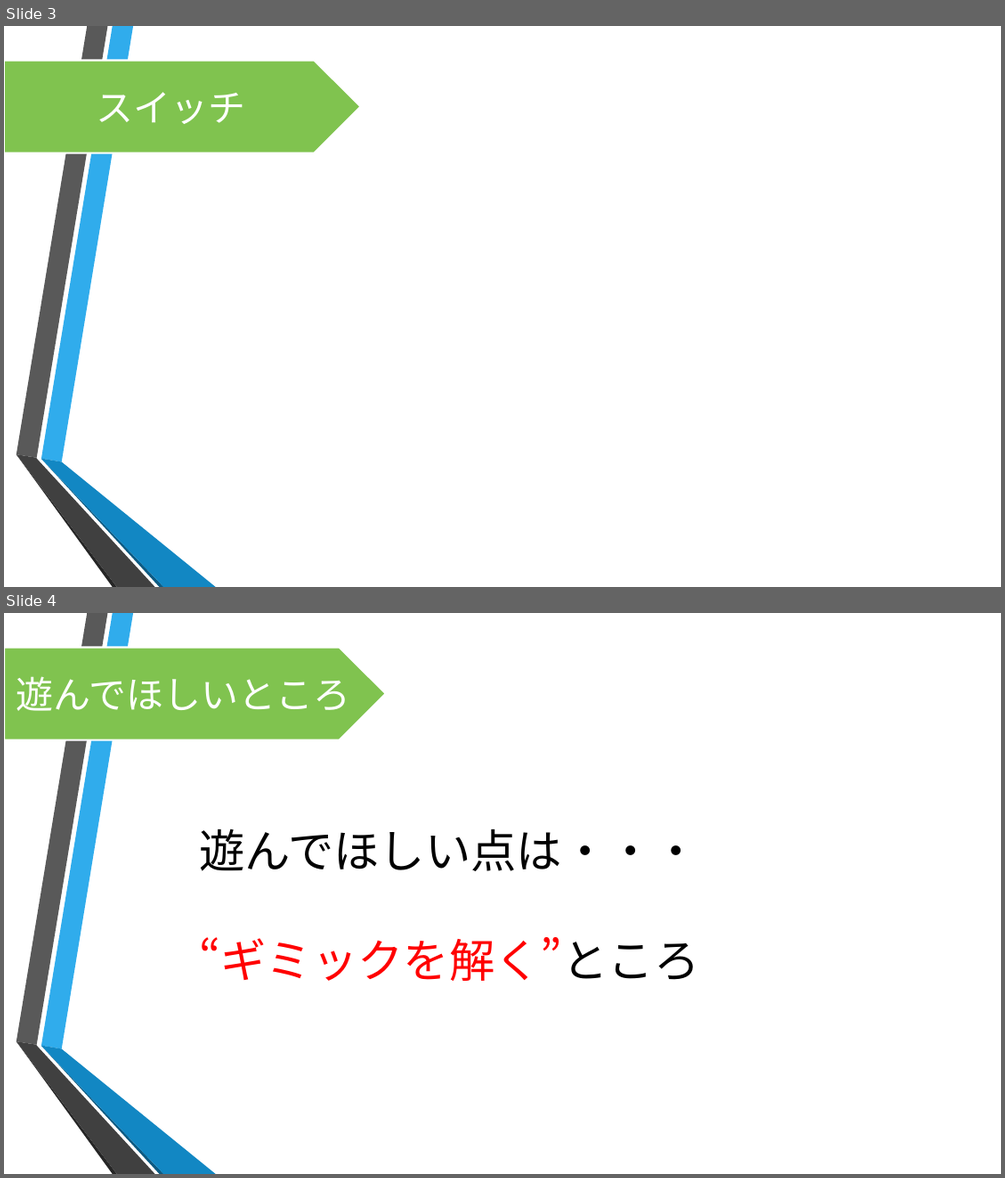
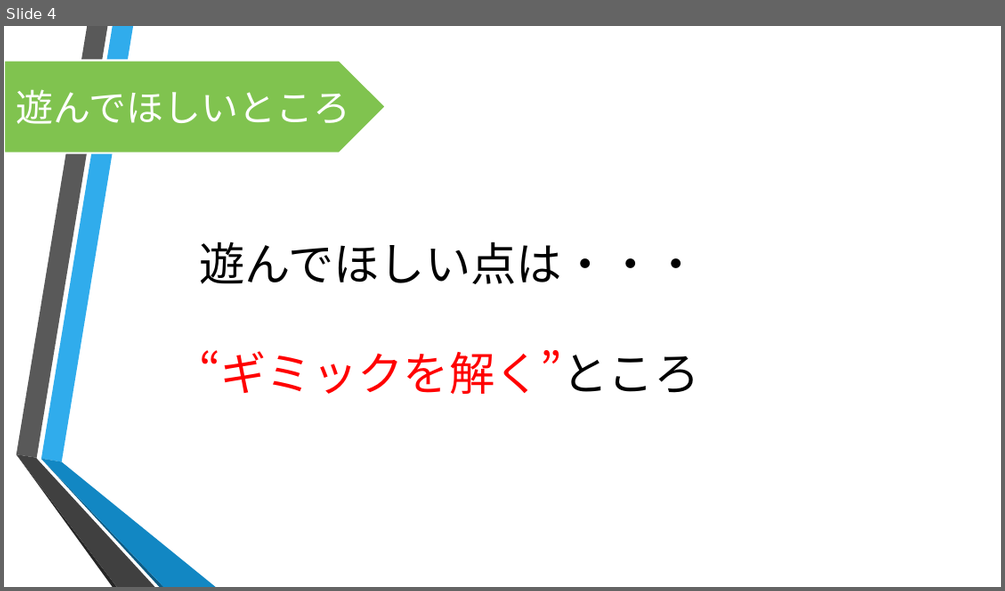
Before and after one commit to motoyaIto/TeamGifu, a slide deck: 超能力脱出劇_企画書.pptx. Shown one above the other, each under a label of ours: slides 3 and 4 before the commit, slide 4 after it. The pictures are 1005x1178 and 1005x591 pixels, drawn with LibreOffice and Linux fonts; fonts in the diff are those of the drawing; background and template pictures are left out. Boxes give left, top, right and bottom in pixels: in the first picture for what was removed or moved away, otherwise in the second. Text is boxed around its words. In the diff, an @@ line names an element or a change of style, - is before the commit and + after.

```diff
--- a/超能力脱出劇_企画書.pptx
+++ b/超能力脱出劇_企画書.pptx
@@ slide 3 removed at [4, 26, 1001, 587], background picture (left out); not listed: 6 template elements that a slide beside it also shows @@
@@ pentagon arrow removed at [4, 61, 361, 153] @@
-スイッチ
```
Also in this commit, not shown: 1 slide changed, 1 slide added, 19 other files.
